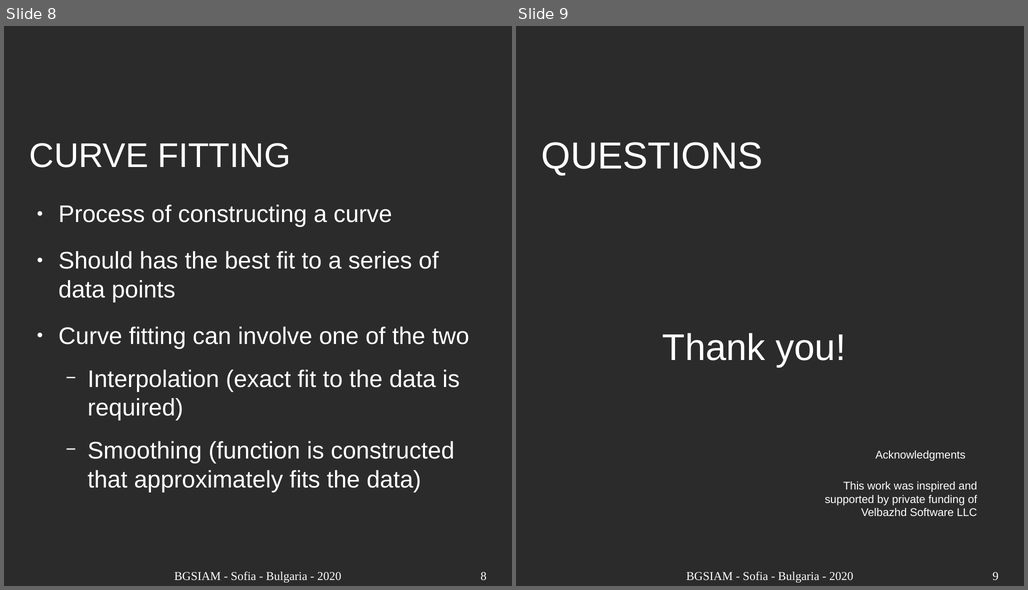
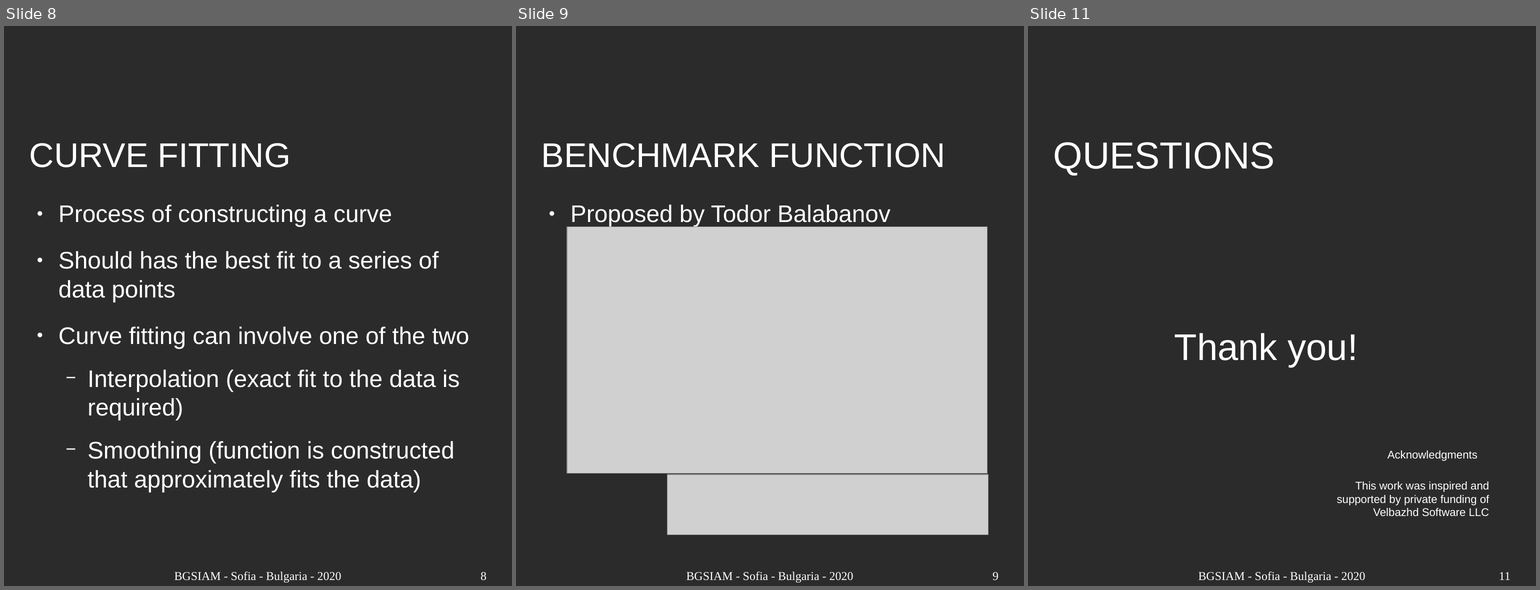
Before and after one commit to TodorBalabanov/BGSIAM20-Bulgaria-Section-of-SIAM-2020, a slide deck: Curve-Fitting-Motivated-Differential-Evolution-Mutation.odp. Shown side by side, each under a label of ours: slides 8 and 9 before the commit, slides 8, 9 and 11 after it; the slides between them are not shown. The pictures are 1028x590 and 1540x590 pixels, drawn with LibreOffice and Linux fonts; fonts in the diff are those of the drawing; grey boxes stand for pictures; background and template pictures are left out; a plain dark background stands for a picture behind light text. Boxes give left, top, right and bottom in pixels: in the first picture for what was removed or moved away, otherwise in the second. Text is boxed around its words. In the diff, an @@ line names an element or a change of style, - is before the commit and + after.

```diff
--- a/Curve-Fitting-Motivated-Differential-Evolution-Mutation.odp
+++ b/Curve-Fitting-Motivated-Differential-Evolution-Mutation.odp
@@ slide 9 added at [516,26,1024,586], background picture (left out) @@
@@ title added at [542,143,946,168], 40 pt, text #FFFFFF @@
+BENCHMARK FUNCTION
@@ text added at [570,204,890,227], 28 pt, text #FFFFFF @@
+● Proposed by Todor Balabanov
@@ picture added at [567,226,988,473] @@
@@ picture added at [668,474,988,534] @@
@@ text added at [686,572,854,582], 14 pt, text #FFFFFF @@
+BGSIAM - Sofia - Bulgaria - 2020
@@ page number added at [992,572,998,580], 14 pt, text #FFFFFF @@
+9
@@ what was slide 9 is now slide 11 @@
@@ page number at [1499,572,1510,580]: text changed @@
-9
+11
```
Also in this commit, not shown: 1 other slide added, 1 other file.
